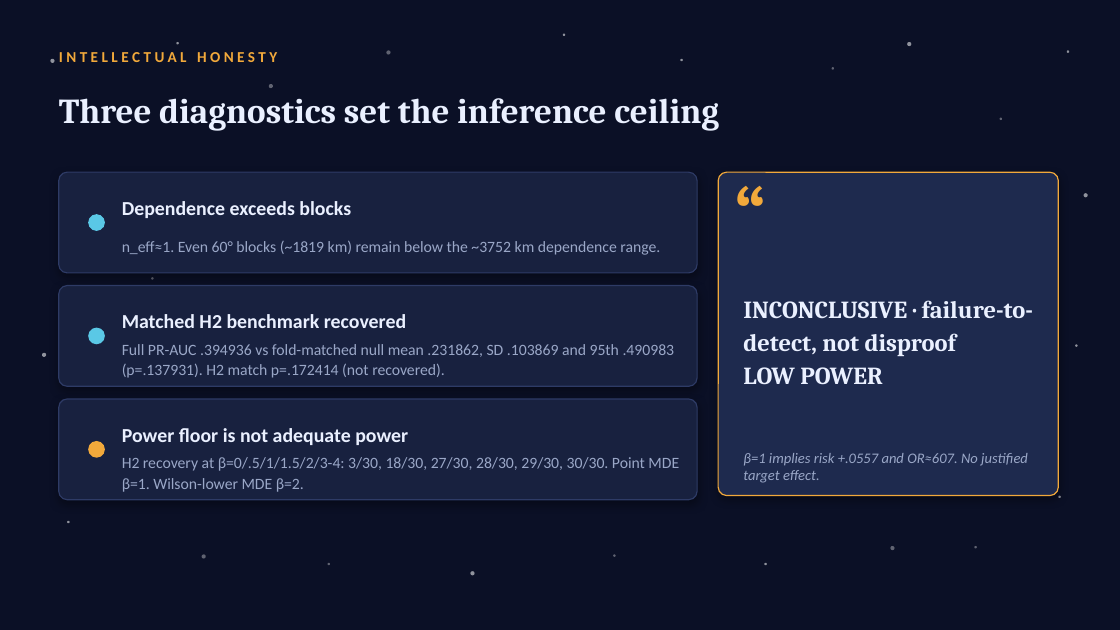
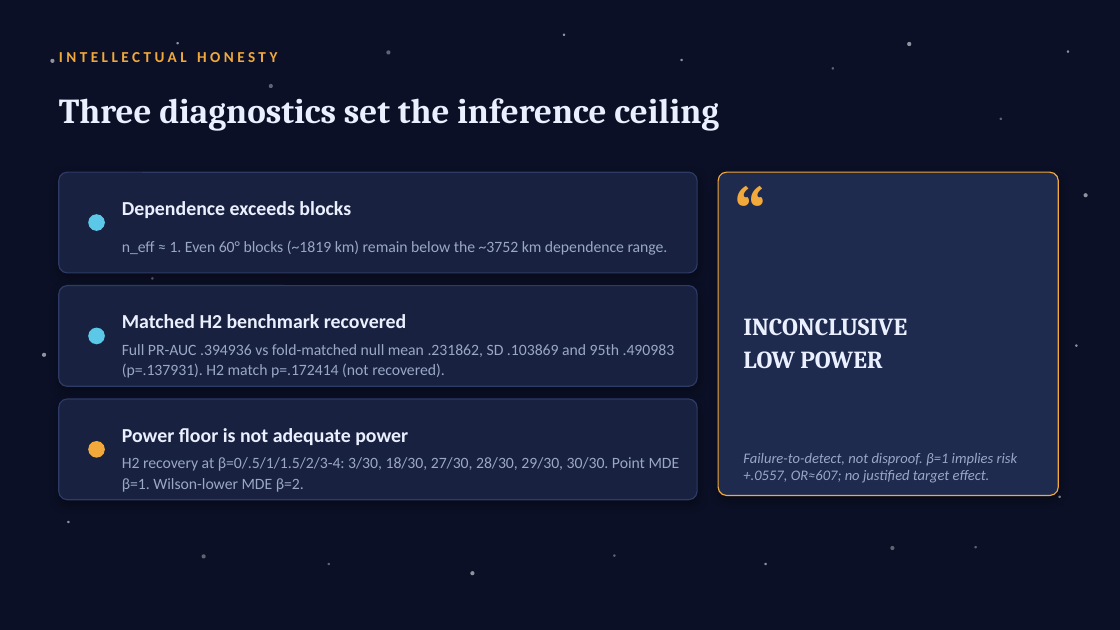
Before and after one commit to lemoon01110/Lunar-Titanium-Magnetism, a slide deck: slide 11 of Paper-and-Pitch/Pitch.pptx. Drawn at 1120x630 pixels with LibreOffice and Linux fonts; fonts in the diff are those of the drawing. Boxes give left, top, right and bottom in pixels: in the first picture for what was removed or moved away, otherwise in the second. Text is boxed around its words. In the diff, an @@ line names an element or a change of style, - is before the commit and + after.

```diff
--- a/Paper-and-Pitch/Pitch.pptx
+++ b/Paper-and-Pitch/Pitch.pptx
@@ text at (122,241,668,255): text changed @@
-n_eff≈1. Even 60° blocks (~1819 km) remain below the ~3752 km dependence range.
+n_eff ≈ 1. Even 60° blocks (~1819 km) remain below the ~3752 km dependence range.
@@ text at (743,318,907,336): text changed @@
-INCONCLUSIVE · failure-to-detect, not disproof
+INCONCLUSIVE
@@ text at (743,453,1018,483): text changed @@
-β=1 implies risk +.0557 and OR≈607. No justified target effect.
+Failure-to-detect, not disproof. β=1 implies risk +.0557, OR≈607; no justified target effect.
```
Also in this commit, not shown: 6 other slides changed, 1 other file.
